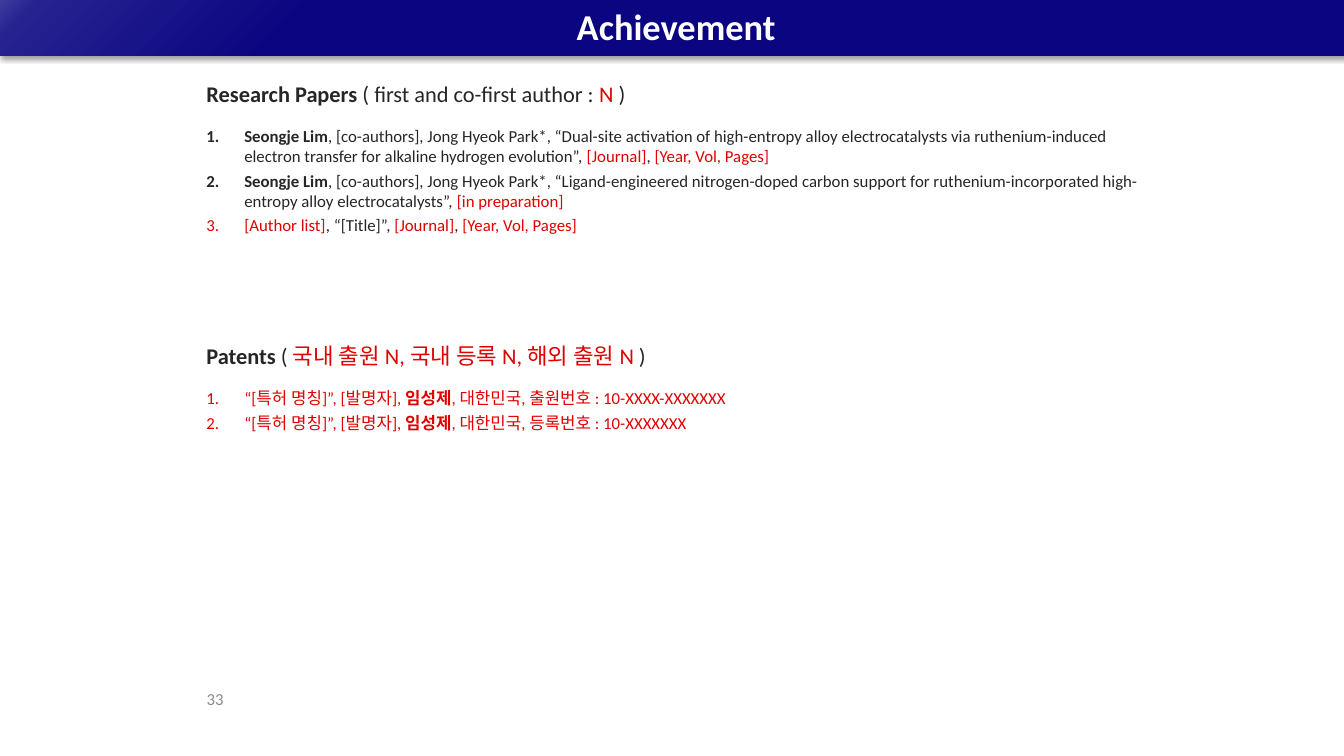
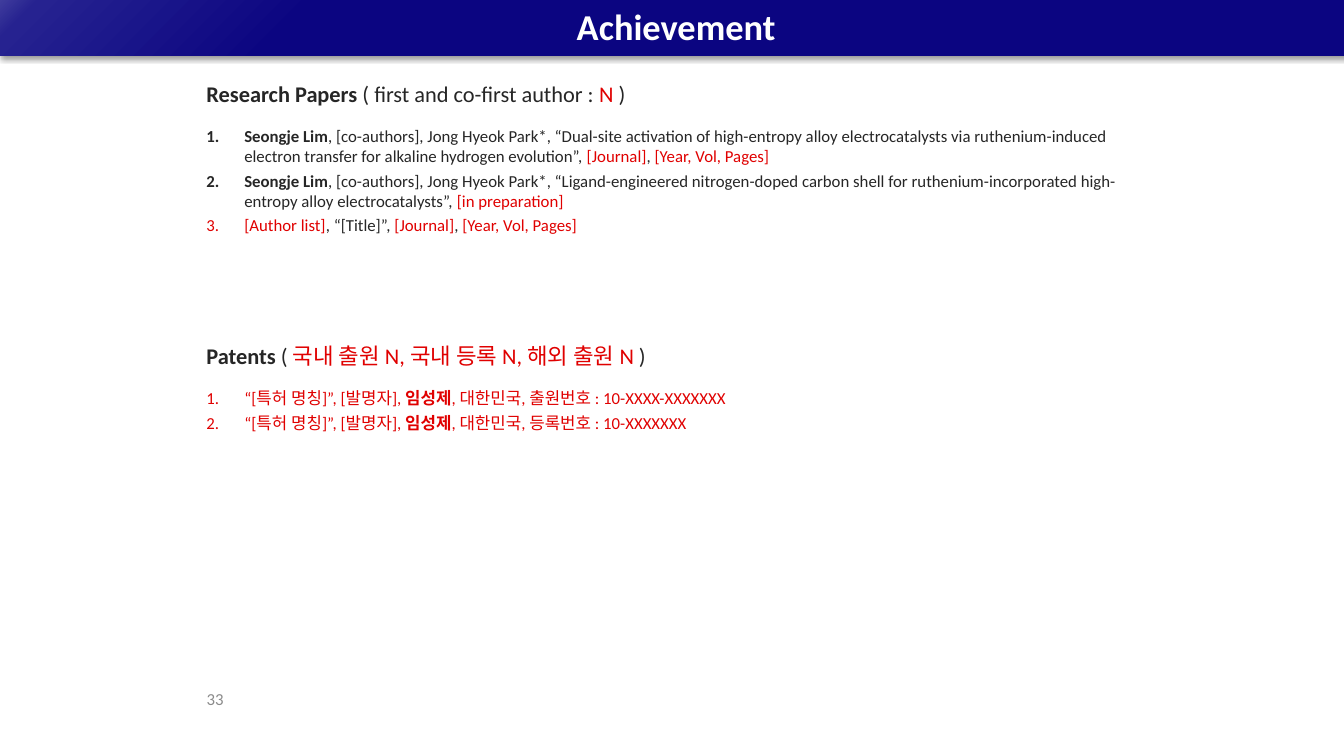
Before and after one commit to limsj0204/letter, a slide deck: slide 33 of 학위논문_디펜스_발표자료.pptx. Drawn at 1344x756 pixels with LibreOffice and Linux fonts; fonts in the diff are those of the drawing. Boxes give left, top, right and bottom in pixels: in the first picture for what was removed or moved away, otherwise in the second. Text is boxed around its words. In the diff, an @@ line names an element or a change of style, - is before the commit and + after.

```diff
--- a/학위논문_디펜스_발표자료.pptx
+++ b/학위논문_디펜스_발표자료.pptx
@@ text at bbox=[244, 175, 1115, 210]: text changed @@
-2. Seongje Lim, [co-authors], Jong Hyeok Park*, “Ligand-engineered nitrogen-doped carbon support for ruthenium-incorporated high-entropy alloy electrocatalysts”, [in preparation]
+2. Seongje Lim, [co-authors], Jong Hyeok Park*, “Ligand-engineered nitrogen-doped carbon shell for ruthenium-incorporated high-entropy alloy electrocatalysts”, [in preparation]
```
Also in this commit, not shown: 14 other slides changed, 1 other file.
